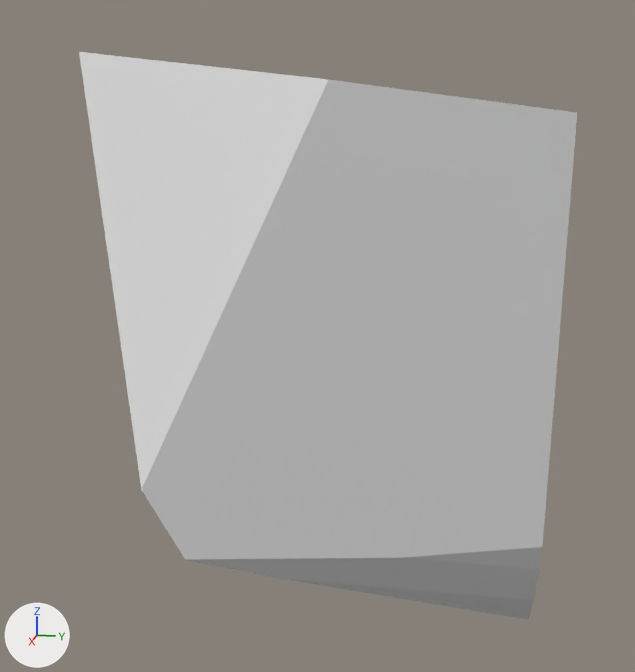
What one commit did to the OBJ model assets/pieces/daikon_train/daikon_0090.obj.
Both versions are drawn from a 50 mm camera at (0.0485, 0.0069, 0.0095) aimed at (0.0004, -0.0028, -0.0025). Every picture has the same lights, and +X, +Y and +Z are marked at lower left. The older version comes first. Where no turn or scale is listed for an object, it has been applied to the vertices.

In view in the first picture: 'daikon_0090'.
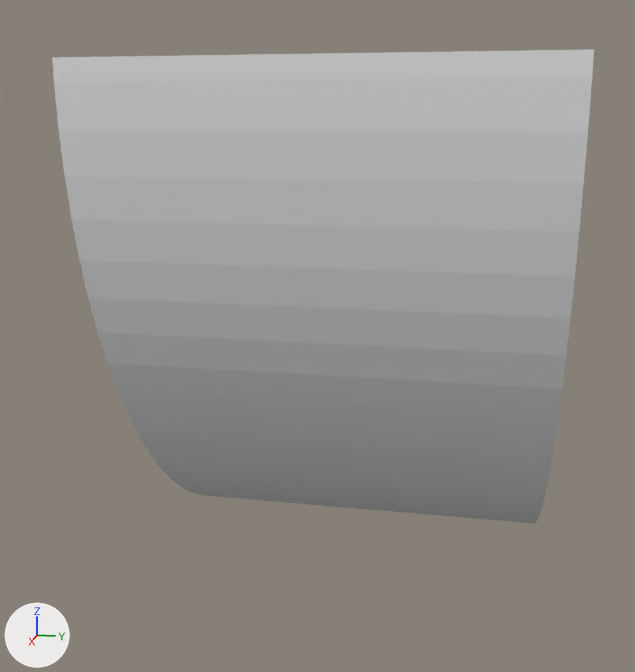
What differs and where, as boxes [x1, y1, x2, y2] in the pictures (635 x 672 px):
'daikon_0090', reshaped (9% wider, 16% shorter)
    before: [79, 52, 577, 619]
    after: [52, 49, 594, 523]

Patch to the scene script:
```diff
--- a/assets/pieces/daikon_train/daikon_0090.obj.py
+++ b/assets/pieces/daikon_train/daikon_0090.obj.py
@@ me_daikon_0090 @@
 # used by ob_daikon_0090; location = (0.0, 0.0, 0.0)
-me_daikon_0090.from_pydata(...)  # 20 vertices, 36 faces; spans x -0.0155..0.0151, y -0.0164..0.0096, z -0.0167..0.0132
+me_daikon_0090.from_pydata(...)  # 56 vertices, 108 faces; spans x -0.0124..0.0161, y -0.0099..0.0099, z -0.0156..0.0118
+# me_daikon_0090 part 1: the whole mesh is rebuilt
```
